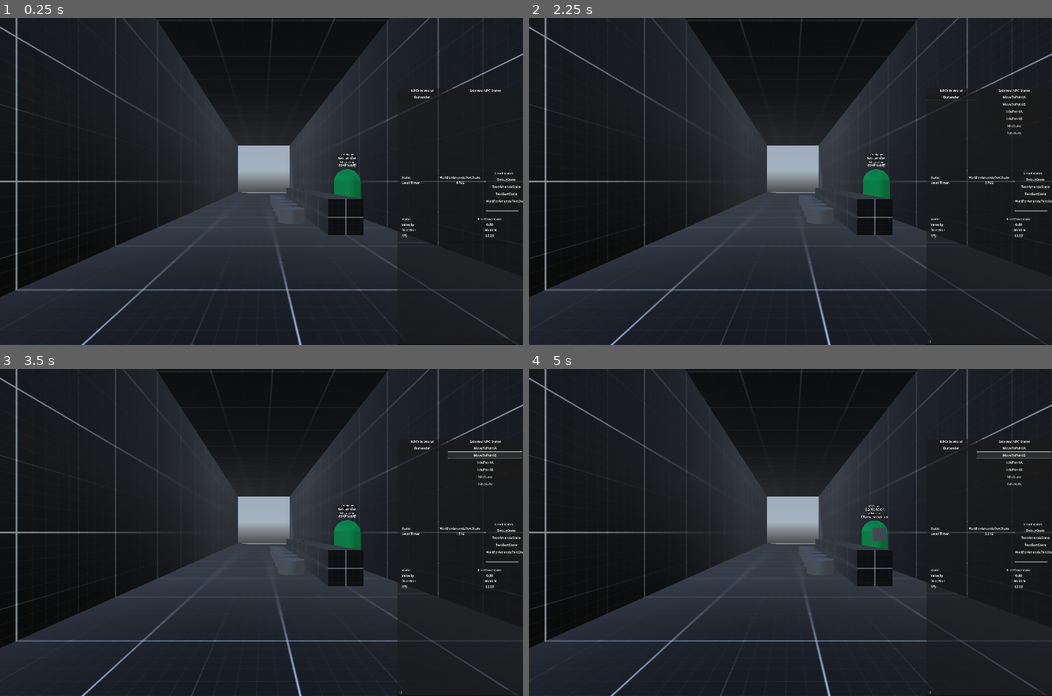
Above: before the commit, frames 1-4 (two rows, left to right).
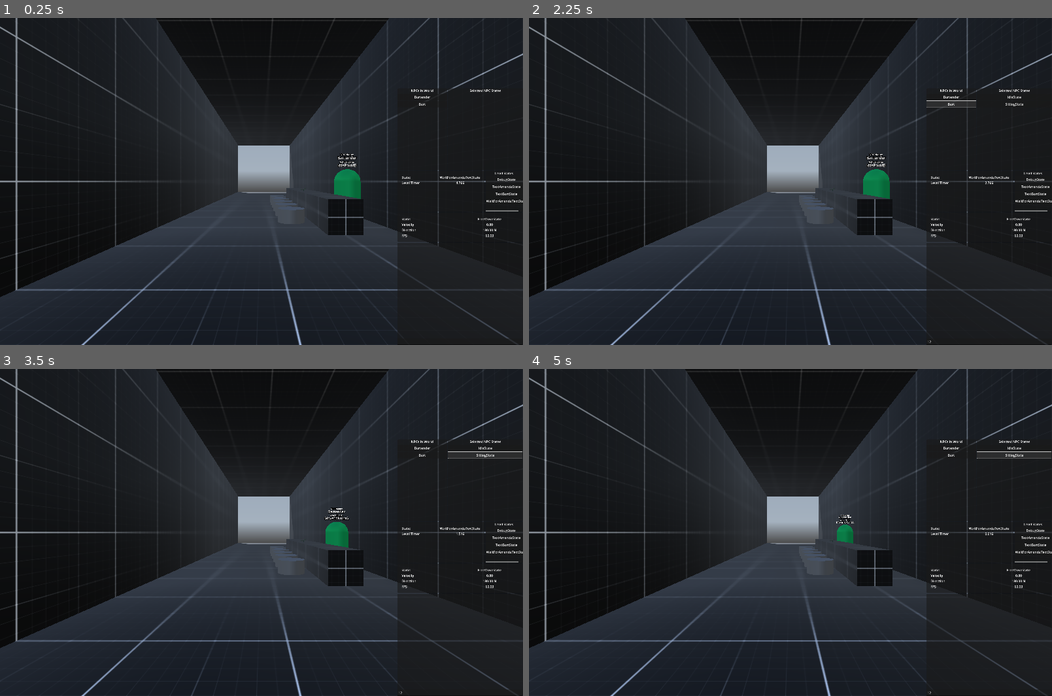
Above: after the commit, the same moments.

Repository: LucasMc17/One-Man-s-Trash
Game: Godot game, scene res://levels/level_01/root.tscn
Same seed, same stepped clock (60 frames per second), same inputs: the game is played once before the commit and once after it. A sky picture missing from this copy of the repository is replaced by a grey-blue gradient.
Inputs (mouse positions are in pixels of both pictures, inside the frame that each line leads up to):
- Up to frame 1 (0.25 s): no input
- Up to frame 2 (2.25 s): click (989, 341) at 0.52 s; type "12" at 0.6 s; click "Bartender" at 1.25 s; click (952, 103) at 2 s, where only the run after the commit has a clickable "Bart"
- Up to frame 3 (3.5 s): click (486, 454) at 2.75 s, where only the run after the commit has a clickable "SittingState"
- Up to frame 4 (5 s): click (1015, 447) at 3.5 s, where only the run before the commit has a clickable "MoveToPointA"; click (1015, 454) at 4.25 s, where only the run before the commit has a clickable "MoveToPointB"

The runs differ from the first frame. In frame 1, less than 0.1% of the frame differs, in the area x 80-84%, y 26-27%; in frame 2, 0.1%; in frame 3, 0.6%; in frame 4, 0.8%, in the area x 58-95%, y 23-56%.

Commit message:
something wrong

Diff:
--- a/levels/level_01/root.tscn
+++ b/levels/level_01/root.tscn
@@ -7,6 +7,7 @@
 [ext_resource type="PackedScene" uid="uid://bo47ph4exyenq" path="res://scenes/chairs/debug_chair_01.tscn" id="4_06tnj"]
 [ext_resource type="PackedScene" uid="uid://bctvs0pbevh86" path="res://scenes/npcs/bartender/bartender.tscn" id="6_v74tu"]
 [ext_resource type="Script" uid="uid://cau1wg8ulku16" path="res://states/state_machine.gd" id="7_e1ace"]
+[ext_resource type="PackedScene" uid="uid://oi5poak31x26" path="res://scenes/npcs/bart/bart.tscn" id="7_thd0o"]
 [ext_resource type="Script" uid="uid://cl72tt8fe8l65" path="res://levels/states/level_state.gd" id="8_34nx1"]
 [ext_resource type="Script" uid="uid://dvwhpd62w54hn" path="res://levels/states/level_texting_state.gd" id="10_06tnj"]
 [ext_resource type="Resource" uid="uid://dv8ce25mon2xc" path="res://assets/resources/contacts/amanda_contact.tres" id="11_v74tu"]
@@ -72,10 +73,20 @@
 
 [node name="Doors" type="Node3D" parent="."]
 
-[node name="Bartender" parent="." instance=ExtResource("6_v74tu")]
-transform = Transform3D(1, 0, 0, 0, 1, 0, 0, 0, 1, 3.137, 0, 2.25)
+[node name="NPCs" type="Node3D" parent="."]
+transform = Transform3D(-3.63786e-08, -0.832245, -0.554409, 1, -4.37114e-08, 0, -2.4234e-08, -0.554409, 0.832245, 2.07561, 1.02977, -1.59145)
+
+[node name="Bartender" parent="NPCs" instance=ExtResource("6_v74tu")]
+transform = Transform3D(-3.63786e-08, 1, -2.4234e-08, -0.832244, -4.37114e-08, -0.554408, -0.554408, -1.77635e-15, 0.832244, -1.02977, -3.01307, 2.60858)
 POINT_A = Vector3(3.137, 0, -4)
 POINT_B = Vector3(3.137, 0, 2.25)
+
+[node name="Bart" parent="NPCs" instance=ExtResource("7_thd0o")]
+transform = Transform3D(-3.63786e-08, 1, -2.4234e-08, -0.832244, -4.37114e-08, -0.554408, -0.554408, -9.65311e-15, 0.832244, -1.00783, 2.1251, 1.41566)
+visible = false
+
+[node name="SittingState" parent="NPCs/Bart/StateMachine" index="1" node_paths=PackedStringArray("SEAT")]
+SEAT = NodePath("../../../../Seats/DebugChair02")
 
 [node name="StateMachine" type="Node" parent="." node_paths=PackedStringArray("CURRENT_STATE")]
 unique_name_in_owner = true
@@ -121,3 +132,5 @@
 transform = Transform3D(-3.63786e-08, -0.832245, -0.554409, 1, -4.37114e-08, 0, -2.4234e-08, -0.554409, 0.832245, 2.07561, 1.02977, -1.59145)
 
 [node name="PhysicsProps" type="Node3D" parent="Props"]
+
+[editable path="NPCs/Bart"]
--- /dev/null
+++ b/scenes/npcs/bart/bart.tscn
@@ -0,0 +1,14 @@
+[gd_scene load_steps=3 format=3 uid="uid://oi5poak31x26"]
+
+[ext_resource type="PackedScene" uid="uid://buguuxwjtfcow" path="res://scenes/npcs/base_npc.tscn" id="1_mkmu5"]
+[ext_resource type="Script" uid="uid://82v0o456gjpd" path="res://scenes/npcs/states/npc_sitting_state.gd" id="2_rm8ni"]
+
+[node name="Bart" instance=ExtResource("1_mkmu5")]
+
+[node name="StateMachine" parent="." index="2" node_paths=PackedStringArray("CURRENT_STATE")]
+CURRENT_STATE = NodePath("SittingState")
+
+[node name="SittingState" type="Node" parent="StateMachine" index="1" node_paths=PackedStringArray("ACTOR")]
+script = ExtResource("2_rm8ni")
+ACTOR = NodePath("../..")
+metadata/_custom_type_script = "uid://82v0o456gjpd"
--- /dev/null
+++ b/scenes/npcs/states/npc_sitting_state.gd
@@ -0,0 +1,38 @@
+class_name NPCSittingState extends NPCState
+
+@export var SEAT : Chair
+
+var sit_position : Vector3
+var get_off_position : Vector3
+var _captured := false
+var _exiting := false
+var _next_state : NPCState
+
+func _ready():
+	_gravity_enabled = false
+
+func enter(previous_state, ext):
+	super(previous_state, ext)
+	if ext.has('seat'):
+		SEAT = ext.seat
+	sit_position = SEAT.global_position + SEAT.sit_position
+	if ext.has('get_off_position'):
+		get_off_position = ext.get_off_position
+	if ext.has('next_state'):
+		_next_state = ext.next_state
+
+func update(delta):
+	if !_captured:
+		ACTOR.position = lerp(ACTOR.position, sit_position, 0.08)
+		if ACTOR.position.distance_to(sit_position) < 0.1:
+			_captured = true
+		elif _exiting:
+			ACTOR.position = lerp(ACTOR.position, get_off_position, 0.08)
+			if ACTOR.position.distance_to(get_off_position) < 0.1:
+				transition(_next_state.name)
+	else:
+		super(delta)
+
+func exit():
+	_captured = false
+	_exiting = false
--- a/scenes/player/states/sitting_state.gd
+++ b/scenes/player/states/sitting_state.gd
@@ -35,7 +35,6 @@
 func input(event):
 	super(event)
 	if event.is_action_pressed("space"):
-		# transition("FreeMoveState")
 		_exiting = true
 
 func exit():
Not shown: 1 places in levels/level_01/root.tscn that only renumber resources
Not shown, added: scenes/npcs/states/npc_sitting_state.gd.uid
